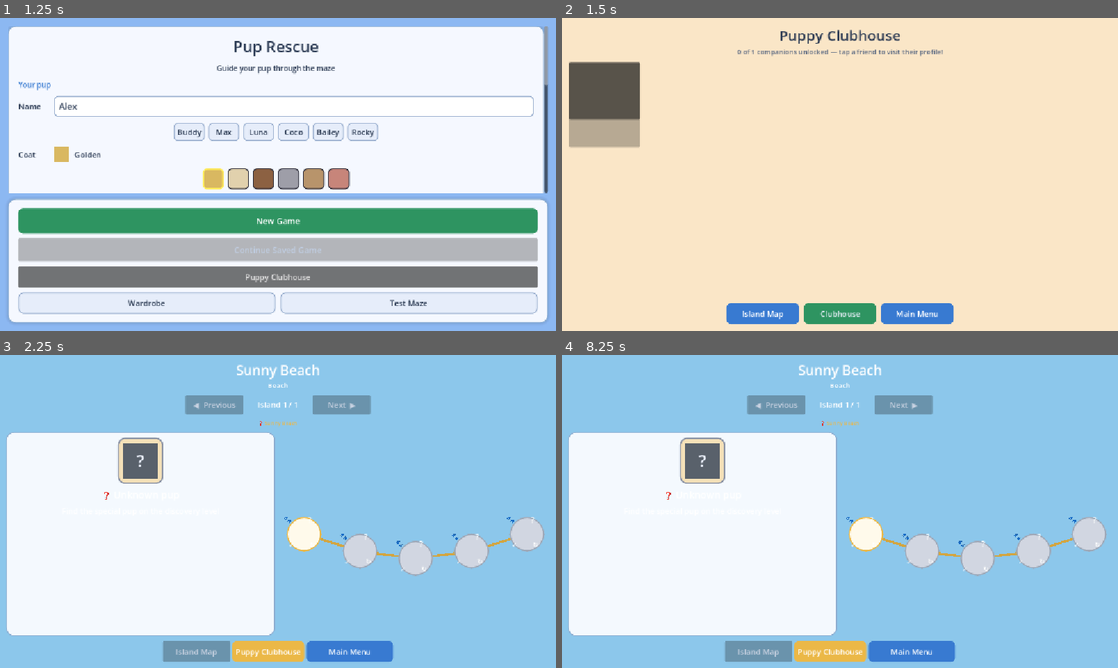
Above: before the commit, frames 1-4 (two rows, left to right).
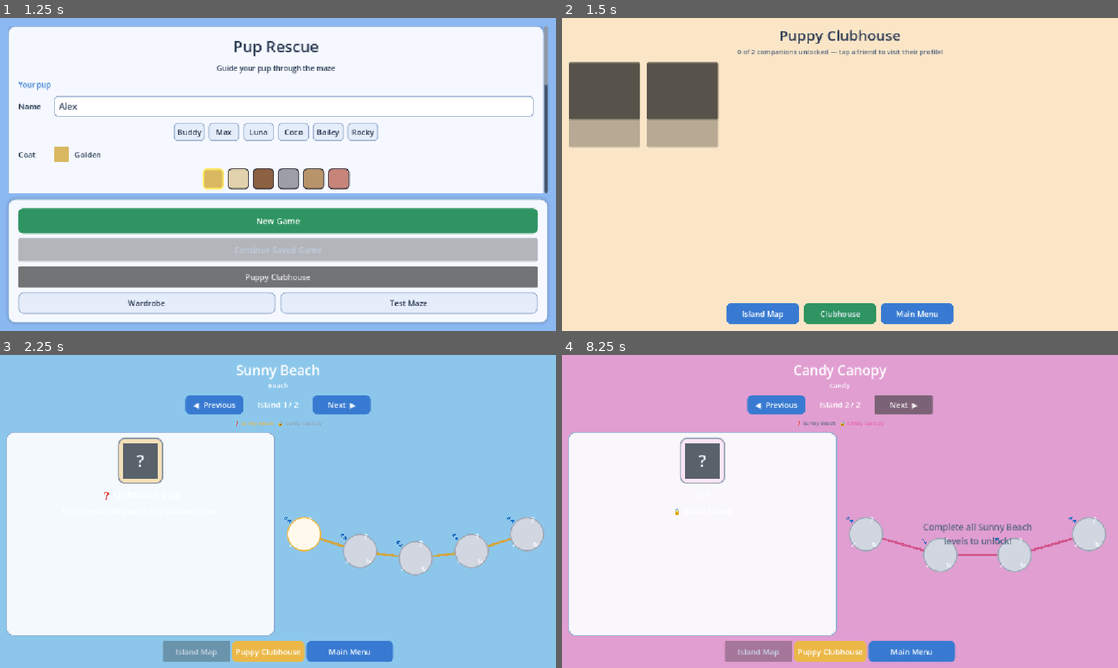
Above: after the commit, the same moments.

Repository: BirdofRain/pup-rescue
Game: Godot game, scene res://scenes/Menu.tscn
Same seed, same stepped clock (60 frames per second), same inputs: the game is played once before the commit and once after it.
Inputs (mouse positions are in pixels of both pictures, inside the frame that each line leads up to):
- Up to frame 1 (1.25 s): click (294, 105) at 0.52 s; type "Alex" at 0.6 s
- Up to frame 2 (1.5 s): click "Puppy Clubhouse" at 1.25 s
- Up to frame 3 (2.25 s): click "Island Map" at 2 s
- Up to frame 4 (8.25 s): click "Puppy Clubhouse" at 2.75 s; click "Main Menu" at 3.5 s; click "Wardrobe" at 4.25 s; click "Back to Menu" at 5 s; click "New Game" at 5.75 s; click "Main Menu" at 6.5 s; click "Island Map" at 7.25 s; click (901, 405) at 8 s, where only the run after the commit has a clickable "Next ▶"

Frame 1 is identical in both runs. In frame 2, 3.6% of the frame differs, in the area x 15-35%, y 10-42%; in frame 3, 1.4%; in frame 4, 66%, in the area x 0-100%, y 0-100%.
Error in both runs: Invalid assignment of property or key 'text' with value of type 'String' on a base object of type 'Nil'. (res://scripts/companion_slot_card.gd:47)

Commit message:
Fix Candy Canopy island progression unlock
Co-authored-by: Cursor <cursoragent@cursor.com>

Diff:
--- /dev/null
+++ b/resources/progression/companions/companion_sprinkle.tres
@@ -0,0 +1,14 @@
+[gd_resource type="Resource" script_class="CompanionDefinition" load_steps=2 format=3 uid="uid://companion_sprinkle"]
+
+[ext_resource type="Script" path="res://scripts/progression/companion_definition.gd" id="1"]
+
+[resource]
+script = ExtResource("1")
+companion_id = "companion_sprinkle"
+default_name = "Sprinkle"
+home_island_id = "candy_canopy"
+visual_scene_path = "res://scenes/PuppySmall.tscn"
+coat_index = 5
+pattern_id = "rose_spaniel"
+starter_accessory_ids = PackedStringArray("bow_red", "tail_ribbon", "trail_sparkle", "tag_shared")
+portrait_path = ""
--- /dev/null
+++ b/resources/progression/islands/candy_canopy_unlock.tres
@@ -0,0 +1,9 @@
+[gd_resource type="Resource" script_class="UnlockRequirement" load_steps=2 format=3 uid="uid://candy_canopy_unlock_req"]
+
+[ext_resource type="Script" path="res://scripts/progression/unlock_requirement.gd" id="1"]
+
+[resource]
+script = ExtResource("1")
+required_island_id = "beach"
+required_completed_level_id = ""
+required_escort_badge_count = 0
--- /dev/null
+++ b/resources/progression/islands/island_candy_canopy.tres
@@ -0,0 +1,18 @@
+[gd_resource type="Resource" script_class="IslandDefinition" load_steps=3 format=3 uid="uid://island_candy_canopy"]
+
+[ext_resource type="Script" path="res://scripts/progression/island_definition.gd" id="1"]
+[ext_resource type="Resource" script_class="UnlockRequirement" path="res://resources/progression/islands/candy_canopy_unlock.tres" id="2"]
+
+[resource]
+script = ExtResource("1")
+island_id = "candy_canopy"
+display_name = "Candy Canopy"
+description = "Sweet trails, gumdrop groves, and a sprinkle-covered pup waiting to be found."
+theme_id = "candy"
+level_ids = PackedStringArray("level_candy_canopy_01", "level_candy_canopy_02", "level_candy_canopy_03", "level_candy_canopy_04")
+special_companion_id = "companion_sprinkle"
+map_icon_path = ""
+map_banner_path = ""
+wall_palette_index = 1
+unlock_requirement = ExtResource("2")
+escort_badges_required = 4
--- /dev/null
+++ b/resources/progression/levels/level_candy_canopy_01.tres
@@ -0,0 +1,15 @@
+[gd_resource type="Resource" script_class="LevelDefinition" load_steps=2 format=3 uid="uid://level_candy_canopy_01"]
+
+[ext_resource type="Script" path="res://scripts/progression/level_definition.gd" id="1"]
+
+[resource]
+script = ExtResource("1")
+level_id = "level_candy_canopy_01"
+display_name = "Gumdrop Grove"
+island_id = "candy_canopy"
+order_index = 0
+scene_path = "res://scenes/Game.tscn"
+global_procedural_index = 5
+allows_special_pup_discovery = false
+reward_coin_bonus = 0
+reward_metadata = {}
--- /dev/null
+++ b/resources/progression/levels/level_candy_canopy_02.tres
@@ -0,0 +1,15 @@
+[gd_resource type="Resource" script_class="LevelDefinition" load_steps=2 format=3 uid="uid://level_candy_canopy_02"]
+
+[ext_resource type="Script" path="res://scripts/progression/level_definition.gd" id="1"]
+
+[resource]
+script = ExtResource("1")
+level_id = "level_candy_canopy_02"
+display_name = "Licorice Lane"
+island_id = "candy_canopy"
+order_index = 1
+scene_path = "res://scenes/Game.tscn"
+global_procedural_index = 6
+allows_special_pup_discovery = false
+reward_coin_bonus = 0
+reward_metadata = {}
--- /dev/null
+++ b/resources/progression/levels/level_candy_canopy_03.tres
@@ -0,0 +1,17 @@
+[gd_resource type="Resource" script_class="LevelDefinition" load_steps=2 format=3 uid="uid://level_candy_canopy_03"]
+
+[ext_resource type="Script" path="res://scripts/progression/level_definition.gd" id="1"]
+
+[resource]
+script = ExtResource("1")
+level_id = "level_candy_canopy_03"
+display_name = "Sprinkle Springs"
+island_id = "candy_canopy"
+order_index = 2
+scene_path = "res://scenes/Game.tscn"
+global_procedural_index = 7
+allows_special_pup_discovery = true
+reward_coin_bonus = 0
+reward_metadata = {
+"discovery_hint": "Sprinkle hides here"
+}
--- /dev/null
+++ b/resources/progression/levels/level_candy_canopy_04.tres
@@ -0,0 +1,15 @@
+[gd_resource type="Resource" script_class="LevelDefinition" load_steps=2 format=3 uid="uid://level_candy_canopy_04"]
+
+[ext_resource type="Script" path="res://scripts/progression/level_definition.gd" id="1"]
+
+[resource]
+script = ExtResource("1")
+level_id = "level_candy_canopy_04"
+display_name = "Cotton Candy Cliffs"
+island_id = "candy_canopy"
+order_index = 3
+scene_path = "res://scenes/Game.tscn"
+global_procedural_index = 8
+allows_special_pup_discovery = false
+reward_coin_bonus = 0
+reward_metadata = {}
--- a/scripts/island_map.gd
+++ b/scripts/island_map.gd
@@ -21,6 +21,11 @@
 		"sky": Color(0.55, 0.78, 0.92),
 		"sand": Color(0.96, 0.88, 0.72),
 		"accent": Color(0.92, 0.72, 0.28),
+	},
+	"candy": {
+		"sky": Color(0.88, 0.62, 0.82),
+		"sand": Color(0.98, 0.90, 0.96),
+		"accent": Color(0.92, 0.38, 0.62),
 	},
 	"default": {
 		"sky": Color(0.55, 0.72, 0.95),
@@ -444,9 +449,7 @@
 
 	island_name_label.text = island.display_name if island else str(legacy.get("name", _current_island_id))
 	theme_label.text = theme_id.capitalize()
-	island_index_label.text = "Island %d / %d" % [_island_index + 1, _island_ids.size()]
-	prev_island_btn.disabled = _island_ids.size() <= 1
-	next_island_btn.disabled = _island_ids.size() <= 1
+	_refresh_nav_row()
 
 	_refresh_island_markers(theme_id)
 	_refresh_pup_card(island, progress, unlocked)
@@ -579,8 +582,31 @@
 	portrait_frame.add_theme_stylebox_override("panel", frame_style)
 
 
+func _refresh_nav_row() -> void:
+	var total: int = _island_ids.size()
+	var has_multiple: bool = total > 1
+	prev_island_btn.disabled = not has_multiple
+	next_island_btn.disabled = not has_multiple
+	if total <= 1:
+		island_index_label.text = "Island 1 / 1 · More islands coming soon!"
+	else:
+		island_index_label.text = "Island %d / %d" % [_island_index + 1, total]
+
+
+func _locked_island_message(island: IslandDefinition) -> String:
+	if island != null and island.unlock_requirement != null:
+		var req_island_id: String = island.unlock_requirement.required_island_id
+		if req_island_id != "":
+			var prev_island: IslandDefinition = ProgressionRegistryScript.get_island(req_island_id)
+			if prev_island != null:
+				return "Complete all %s levels to unlock!" % prev_island.display_name
+	return "Island locked — keep exploring!"
+
+
 func _refresh_route(island: IslandDefinition, progress: Dictionary, unlocked: bool) -> void:
 	locked_banner.visible = not unlocked
+	if not unlocked:
+		locked_banner.text = _locked_island_message(island)
 	var level_count: int = IslandCatalogScript.level_count(_current_island_id)
 	var discovery_idx: int = IslandCatalogScript.hidden_level_index(_current_island_id)
 	var discovery_found: bool = _save.is_special_pup_found(_current_island_id)
--- a/scripts/progression/progression_registry.gd
+++ b/scripts/progression/progression_registry.gd
@@ -13,9 +13,14 @@
 		"res://resources/progression/levels/level_beach_03.tres",
 		"res://resources/progression/levels/level_beach_04.tres",
 		"res://resources/progression/levels/level_beach_05.tres",
+		"res://resources/progression/levels/level_candy_canopy_01.tres",
+		"res://resources/progression/levels/level_candy_canopy_02.tres",
+		"res://resources/progression/levels/level_candy_canopy_03.tres",
+		"res://resources/progression/levels/level_candy_canopy_04.tres",
 	],
 	COMPANIONS_DIR: [
 		"res://resources/progression/companions/companion_sandy.tres",
+		"res://resources/progression/companions/companion_sprinkle.tres",
 	],
 	ACCESSORIES_DIR: [
 		"res://resources/progression/accessories/aura_glow.tres",
@@ -27,6 +32,7 @@
 	],
 	ISLANDS_DIR: [
 		"res://resources/progression/islands/island_beach.tres",
+		"res://resources/progression/islands/island_candy_canopy.tres",
 	],
 }
 
--- a/scripts/puppy_clubhouse.gd
+++ b/scripts/puppy_clubhouse.gd
@@ -11,6 +11,7 @@
 
 const THEME_PALETTE := {
 	"beach": Color(0.92, 0.72, 0.28),
+	"candy": Color(0.92, 0.38, 0.62),
 	"default": Color(0.22, 0.48, 0.82),
 }
 
--- a/scripts/save_game.gd
+++ b/scripts/save_game.gd
@@ -84,7 +84,10 @@
 		return false
 	data = migrate_save(data)
 	_apply_save_dict(data)
-	if sync_owned_companion_starter_accessories():
+	var needs_save := sync_owned_companion_starter_accessories()
+	if sync_island_unlocks():
+		needs_save = true
+	if needs_save:
 		save_game()
 	_sync_legacy_progression_feedback()
 	return true
@@ -231,6 +234,44 @@
 	sync_current_level_from_islands()
 
 
+func is_island_levels_complete(island_id: String) -> bool:
+	var level_count: int = _IslandCatalog.level_count(island_id)
+	if level_count <= 0:
+		return false
+	var progress: Dictionary = get_island_progress(island_id)
+	return _IslandProgress.completed_count(progress, level_count) >= level_count
+
+
+func meets_island_unlock_requirement(island_id: String) -> bool:
+	_ProgressionRegistry.ensure_loaded()
+	var island: IslandDefinition = _ProgressionRegistry.get_island(island_id)
+	if island == null:
+		return false
+	if island_id == _IslandCatalog.first_island_id():
+		return true
+	var req: UnlockRequirement = island.unlock_requirement
+	if req == null:
+		return false
+	if req.required_island_id != "" and not is_island_levels_complete(req.required_island_id):
+		return false
+	if req.required_completed_level_id != "":
+		var req_level: LevelDefinition = _ProgressionRegistry.get_level(req.required_completed_level_id)
+		if req_level == null:
+			return false
+		if not is_level_completed_by_id(req_level.island_id, req.required_completed_level_id):
+			return false
+	return true
+
+
+func sync_island_unlocks() -> bool:
+	var changed := false
+	for island: IslandDefinition in _ProgressionRegistry.all_islands():
+		if meets_island_unlock_requirement(island.island_id) and not is_island_unlocked(island.island_id):
+			islands[island.island_id]["unlocked"] = true
+			changed = true
+	return changed
+
+
 func _ensure_island_defaults() -> void:
 	_ProgressionRegistry.ensure_loaded()
 	var first: String = _IslandCatalog.first_island_id()
@@ -817,6 +858,7 @@
 
 	if progress_features_unlocked() and not replay:
 		_append_leaderboard_entry(global_completed, total_rescued, squad_size)
+	sync_island_unlocks()
 	save_game()
 	island_progress_changed.emit(island_id)
 	return result
